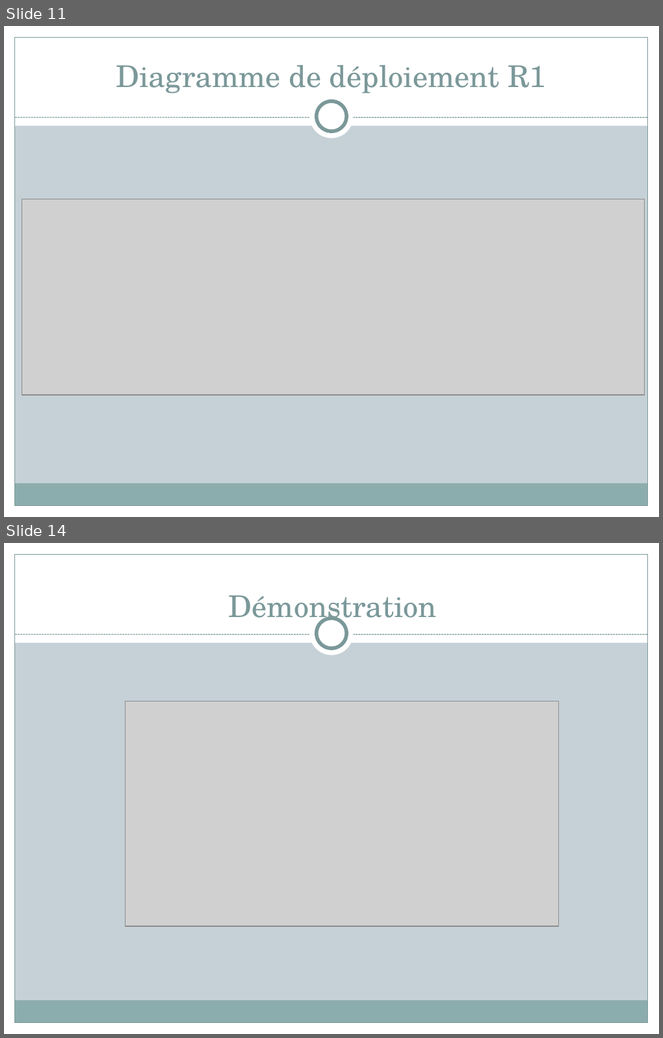
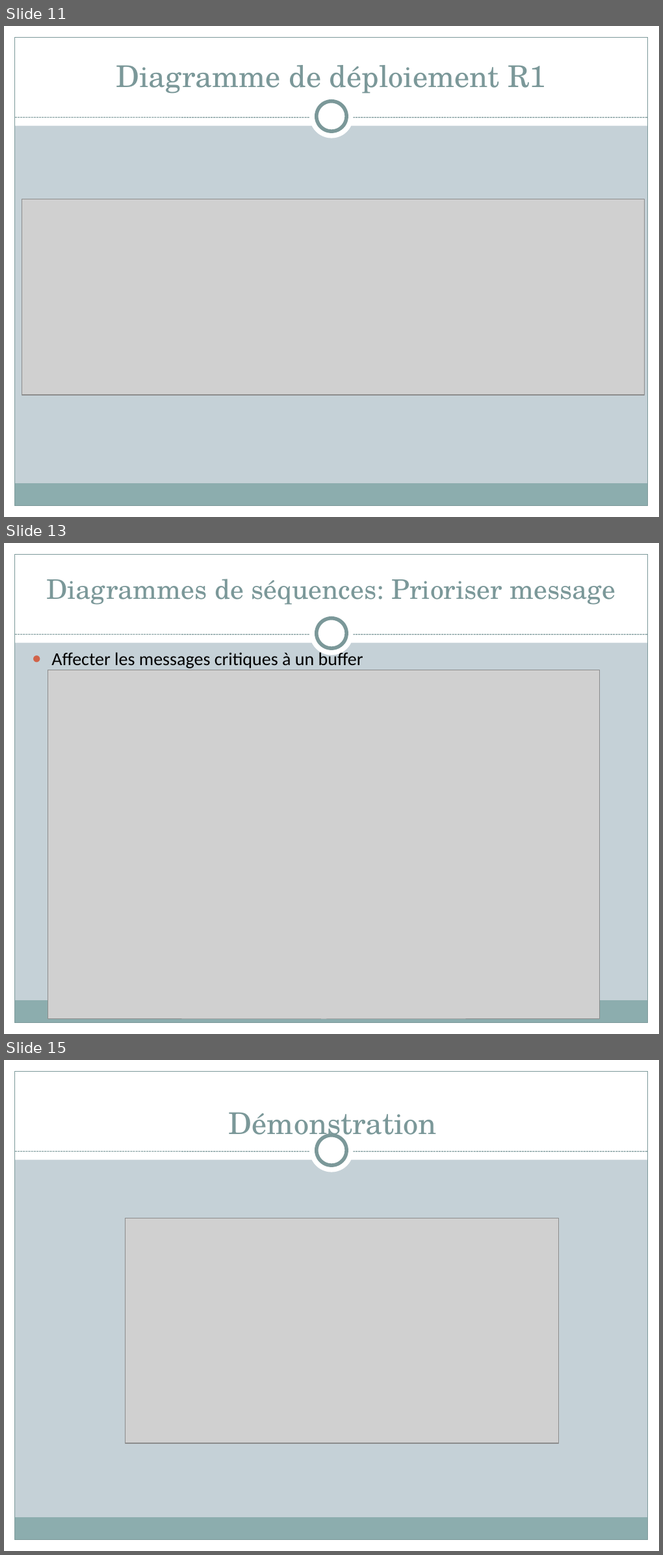
Before and after one commit to Timbobhe/fatal-pds-val, a slide deck: Appli/Méthodologie/Général/Copil/Copil 2/VAL.pptx. Shown one above the other, each under a label of ours: slides 11 and 14 before the commit, slides 11, 13 and 15 after it; the slides between them are not shown. The pictures are 663x1038 and 663x1555 pixels, drawn with LibreOffice and Linux fonts; fonts in the diff are those of the drawing; grey boxes stand for pictures. Boxes give left, top, right and bottom in pixels: in the first picture for what was removed or moved away, otherwise in the second. Text is boxed around its words. In the diff, an @@ line names an element or a change of style, - is before the commit and + after.

```diff
--- a/Appli/Méthodologie/Général/Copil/Copil 2/VAL.pptx
+++ b/Appli/Méthodologie/Général/Copil/Copil 2/VAL.pptx
@@ slide 13 added at [4,543,659,1034], background #C5D1D7; not listed: 9 template elements that a slide beside it also shows @@
@@ title added at [46,579,616,605], 29.7 pt, text #7C999A @@
+Diagrammes de séquences: Prioriser message
@@ text added at [51,650,363,668], 20 pt, text #000000 @@
+● Affecter les messages critiques à un buffer
@@ picture added at [48,670,600,1019] @@
@@ what was slide 14 is now slide 15 @@
```
Also in this commit, not shown: 2 other slides added, 2 slides removed.
